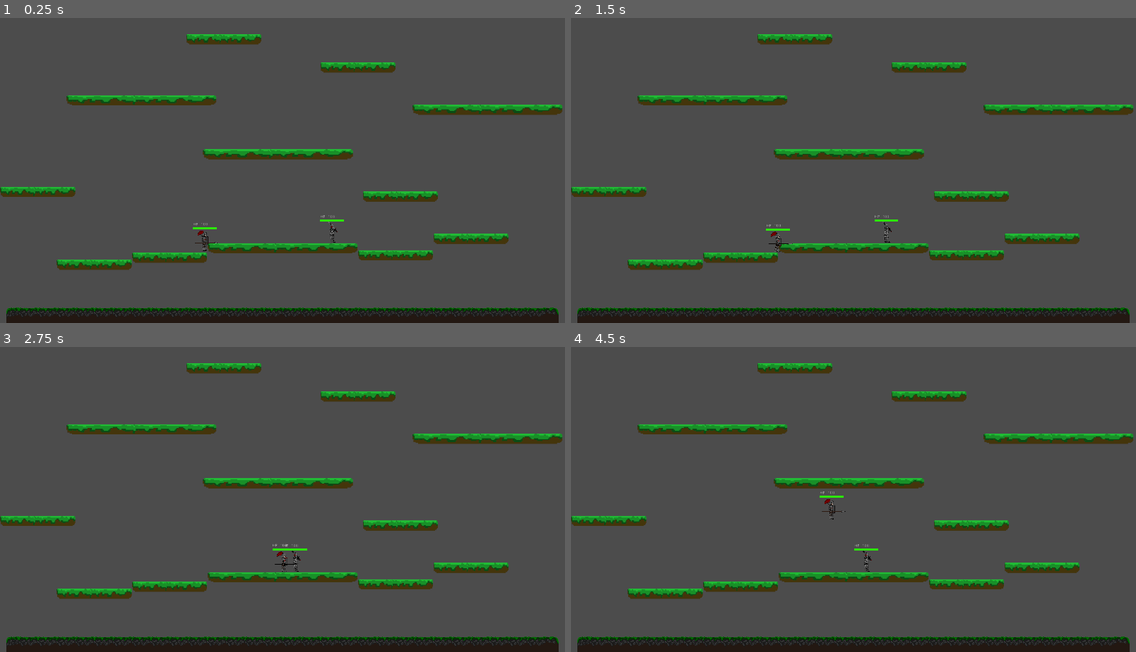
Above: before the commit, frames 1-4 (two rows, left to right).
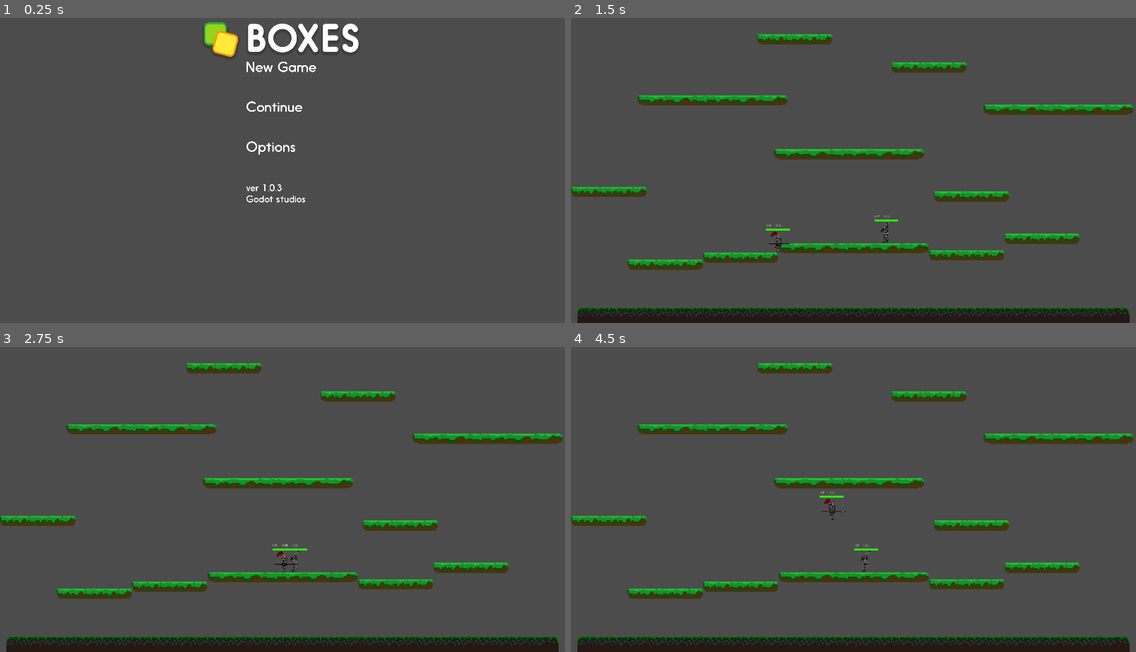
Above: after the commit, the same moments.

Repository: nicoletti-edu/Castle-Raiders
Game: Godot game, scene res://Main Menu.tscn
Two runs of this game, one before a commit and one after it. Both use one fixed random seed, a clock stepped at 60 frames per second and the inputs below. Before the commit the project starts from res://Game.tscn.
Inputs (mouse positions are in pixels of both pictures, inside the frame that each line leads up to):
- Up to frame 1 (0.25 s): no input
- Up to frame 2 (1.5 s): click (853, 66) at 0.52 s; tap Enter (P2 dash) at 1.25 s; hold D (P1 right) from 1.28 s (still down); hold H (P1 attack) from 1.28 s (still down)
- Up to frame 3 (2.75 s): keep holding D (P1 right); tap W (P1 up) at 1.52, 2.27 s; release H (P1 attack) at 2.03 s; tap K (P1 block) at 2.1 s
- Up to frame 4 (4.5 s): release D (P1 right) at 2.78 s; hold A (P1 left) 2.78-3.53 s; tap G (P1 dash) at 2.85 s; hold D (P1 right) from 3.53 s (still down); tap J (P1 strong attack) at 3.6 s; tap W (P1 up) at 3.77 s; hold Shift (P2 attack) from 4.28 s (still down)

The runs differ from the first frame. In frame 1, 14% of the frame differs, in the area x 0-100%, y 1-100%; in frame 2, less than 0.1%; in frame 3, less than 0.1%; in frame 4, less than 0.1%.

Commit message:
Fix

Diff:
--- a/Game.tscn
+++ b/Game.tscn
@@ -1,14 +1,10 @@
-[gd_scene load_steps=5 format=2]
+[gd_scene load_steps=4 format=2]
 
 [ext_resource path="res://Cenario.tscn" type="PackedScene" id=1]
-[ext_resource path="res://Main Menu.tscn" type="PackedScene" id=2]
 [ext_resource path="res://Player.tscn" type="PackedScene" id=3]
 [ext_resource path="res://Player2.tscn" type="PackedScene" id=4]
 
 [node name="Main" type="Node2D"]
-
-[node name="Main Menu" parent="." instance=ExtResource( 2 )]
-visible = false
 
 [node name="Cenario" parent="." instance=ExtResource( 1 )]
 
--- /dev/null
+++ b/Main Menu.gd
@@ -0,0 +1,20 @@
+extends Node2D
+
+
+# Declare member variables here. Examples:
+# var a = 2
+# var b = "text"
+
+
+# Called when the node enters the scene tree for the first time.
+func _ready():
+	$"MarginContainer/VBoxContainer/Menu Options/VBoxContainer/Button".grab_focus()
+
+
+# Called every frame. 'delta' is the elapsed time since the previous frame.
+#func _process(delta):
+#	pass
+
+
+func _on_Button_pressed():
+	get_tree().change_scene("res://Game.tscn")
--- a/Main Menu.tscn
+++ b/Main Menu.tscn
@@ -1,11 +1,14 @@
-[gd_scene load_steps=5 format=2]
+[gd_scene load_steps=7 format=2]
 
 [ext_resource path="res://Resources/Images/title.png" type="Texture" id=1]
 [ext_resource path="res://Resources/Images/label_options.png" type="Texture" id=2]
+[ext_resource path="res://Main Menu.gd" type="Script" id=3]
 [ext_resource path="res://Resources/Images/label_continue.png" type="Texture" id=4]
 [ext_resource path="res://Resources/Images/version.png" type="Texture" id=5]
+[ext_resource path="res://Resources/Images/label_new_game.png" type="Texture" id=6]
 
 [node name="Main Menu" type="Node2D"]
+script = ExtResource( 3 )
 
 [node name="MarginContainer" type="MarginContainer" parent="."]
 margin_left = 56.0
@@ -37,36 +40,38 @@
 [node name="Menu Options" type="HBoxContainer" parent="MarginContainer/VBoxContainer"]
 margin_top = 133.0
 margin_right = 1800.0
-margin_bottom = 597.0
+margin_bottom = 613.0
 alignment = 1
 
 [node name="VBoxContainer" type="VBoxContainer" parent="MarginContainer/VBoxContainer/Menu Options"]
-margin_left = 800.0
-margin_right = 1000.0
-margin_bottom = 464.0
+margin_left = 781.0
+margin_right = 1019.0
+margin_bottom = 480.0
 size_flags_vertical = 0
 custom_constants/separation = 100
 alignment = 1
 
-[node name="Button" type="Button" parent="MarginContainer/VBoxContainer/Menu Options/VBoxContainer"]
-margin_right = 200.0
-margin_bottom = 50.0
-text = "New Game"
+[node name="Button" type="TextureButton" parent="MarginContainer/VBoxContainer/Menu Options/VBoxContainer"]
+margin_right = 238.0
+margin_bottom = 36.0
+size_flags_horizontal = 0
+texture_normal = ExtResource( 6 )
 
 [node name="Continue" type="TextureRect" parent="MarginContainer/VBoxContainer/Menu Options/VBoxContainer"]
-margin_top = 120.0
-margin_right = 200.0
-margin_bottom = 156.0
+margin_top = 136.0
+margin_right = 238.0
+margin_bottom = 172.0
 texture = ExtResource( 4 )
 
 [node name="Options" type="TextureRect" parent="MarginContainer/VBoxContainer/Menu Options/VBoxContainer"]
-margin_top = 256.0
-margin_right = 200.0
-margin_bottom = 302.0
+margin_top = 272.0
+margin_right = 238.0
+margin_bottom = 318.0
 texture = ExtResource( 2 )
 
 [node name="Version" type="TextureRect" parent="MarginContainer/VBoxContainer/Menu Options/VBoxContainer"]
-margin_top = 402.0
-margin_right = 200.0
-margin_bottom = 464.0
+margin_top = 418.0
+margin_right = 238.0
+margin_bottom = 480.0
 texture = ExtResource( 5 )
+[connection signal="pressed" from="MarginContainer/VBoxContainer/Menu Options/VBoxContainer/Button" to="." method="_on_Button_pressed"]
--- /dev/null
+++ b/Plataforma Flutuante meio.tscn
@@ -0,0 +1,19 @@
+[gd_scene load_steps=3 format=2]
+
+[ext_resource path="res://Resources/Images/plataforma/plataforma aérea/meio aereo.png" type="Texture" id=1]
+
+[sub_resource type="RectangleShape2D" id=1]
+extents = Vector2( 48, 32 )
+
+[node name="Node2D" type="Node2D"]
+
+[node name="StaticBody2D" type="StaticBody2D" parent="."]
+
+[node name="CollisionShape2D" type="CollisionShape2D" parent="StaticBody2D"]
+scale = Vector2( 1.05, 1 )
+shape = SubResource( 1 )
+one_way_collision = true
+
+[node name="Sprite" type="Sprite" parent="StaticBody2D"]
+texture = ExtResource( 1 )
+offset = Vector2( 3, 0 )
--- a/Plataformas1.tscn
+++ b/Plataformas1.tscn
@@ -14,11 +14,11 @@
 [node name="Plataforma Curta3" parent="." instance=ExtResource( 1 )]
 position = Vector2( 1534.79, 765.803 )
 
-[node name="Plataforma Longa" parent="." instance=ExtResource( 2 )]
-position = Vector2( 914.117, 820.701 )
-
 [node name="Plataforma Longa2" parent="." instance=ExtResource( 2 )]
 position = Vector2( 1304.44, 495.432 )
 
 [node name="Plataforma Longa3" parent="." instance=ExtResource( 2 )]
 position = Vector2( 993.313, 218.246 )
+
+[node name="Plataforma Longa" parent="." instance=ExtResource( 2 )]
+position = Vector2( 912, 896 )
--- a/Player.tscn
+++ b/Player.tscn
@@ -64,7 +64,7 @@
 [node name="ataque_fraco" type="RayCast2D" parent="Player"]
 position = Vector2( 0, 8 )
 enabled = true
-cast_to = Vector2( 70, -3 )
+cast_to = Vector2( 50, -3 )
 collision_mask = 2
 
 [node name="ataque_forte" type="RayCast2D" parent="Player"]
--- a/Player2.tscn
+++ b/Player2.tscn
@@ -14,7 +14,7 @@
 animations = [ {
 "frames": [ ExtResource( 8 ), ExtResource( 7 ), ExtResource( 4 ), ExtResource( 3 ), ExtResource( 9 ) ],
 "loop": true,
-"name": "standing",
+"name": "idle",
 "speed": 3.0
 } ]
 
@@ -38,9 +38,10 @@
 position = Vector2( 0, -8 )
 scale = Vector2( 0.25, 0.25 )
 frames = SubResource( 2 )
-animation = "standing"
+animation = "idle"
 frame = 2
 playing = true
+flip_h = true
 
 [node name="HP" type="Label" parent="Player2"]
 margin_left = -40.0
--- a/project.godot
+++ b/project.godot
@@ -16,7 +16,7 @@
 [application]
 
 config/name="joguinho_2"
-run/main_scene="res://Game.tscn"
+run/main_scene="res://Main Menu.tscn"
 config/icon="res://Resources/icon.png"
 
 [display]
Not shown: 5 places in Cenario.tscn that only renumber resources
